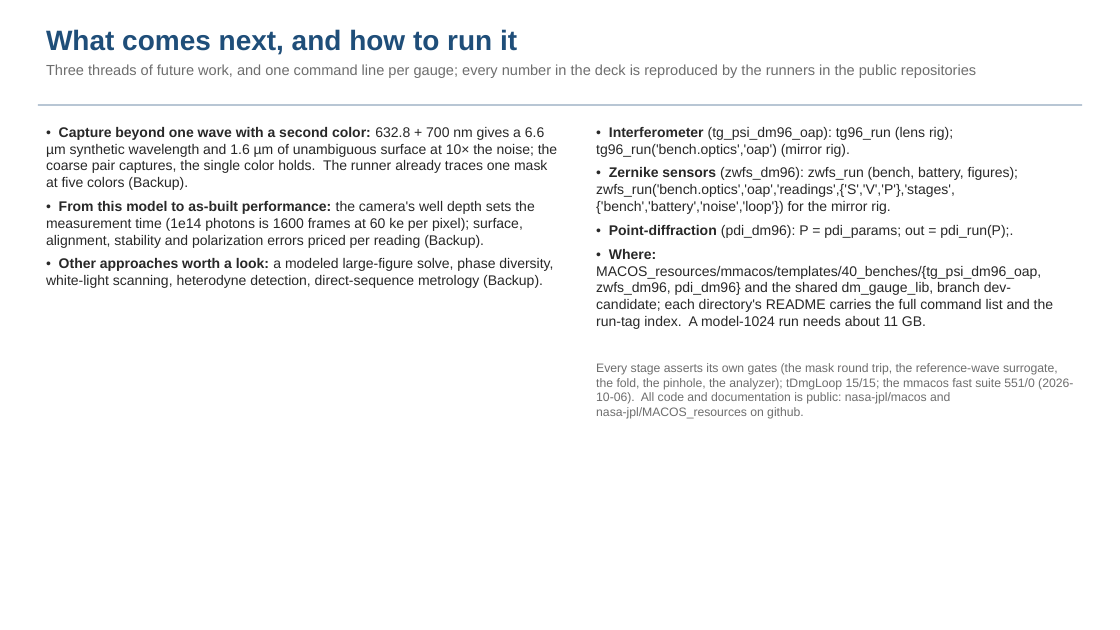
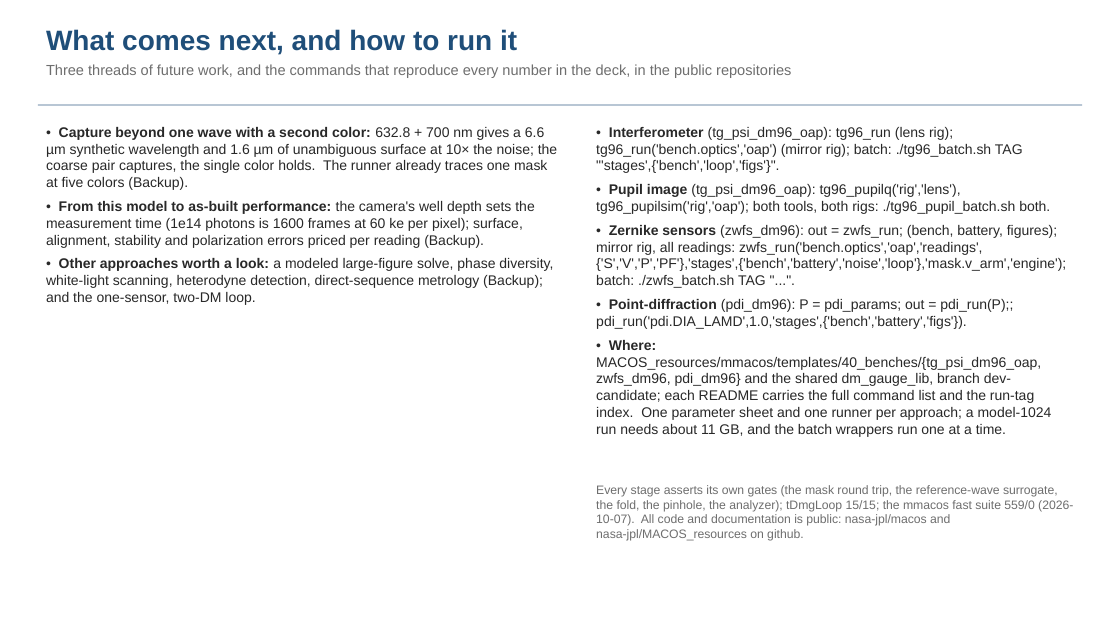
Before and after one commit to nasa-jpl/macos, a slide deck: slide 21 of demo_session/deck_gauges_short.pptx. Drawn at 1120x630 pixels with LibreOffice and Linux fonts; fonts in the diff are those of the drawing. Boxes give left, top, right and bottom in pixels: in the first picture for what was removed or moved away, otherwise in the second. Text is boxed around its words. In the diff, an @@ line names an element or a change of style, - is before the commit and + after.

```diff
--- a/demo_session/deck_gauges_short.pptx
+++ b/demo_session/deck_gauges_short.pptx
@@ text at (46, 64, 791, 78): text changed @@
-Three threads of future work, and one command line per gauge; every number in the deck is reproduced by the runners in the public repositories
+Three threads of future work, and the commands that reproduce every number in the deck, in the public repositories
@@ text at (596, 127, 1066, 437): text changed @@
-• Interferometer (tg_psi_dm96_oap): tg96_run (lens rig); tg96_run('bench.optics','oap') (mirror rig).
-• Zernike sensors (zwfs_dm96): zwfs_run (bench, battery, figures); zwfs_run('bench.optics','oap','readings',{'S','V','P'},'stages',{'bench','battery','noise','loop'}) for the mirror rig.
-• Point-diffraction (pdi_dm96): P = pdi_params; out = pdi_run(P);.
-• Where: MACOS_resources/mmacos/templates/40_benches/{tg_psi_dm96_oap, zwfs_dm96, pdi_dm96} and the shared dm_gauge_lib, branch dev-candidate; each directory's README carries the full command list and the run-tag index. A model-1024 run needs about 11 GB.
+• Interferometer (tg_psi_dm96_oap): tg96_run (lens rig); tg96_run('bench.optics','oap') (mirror rig); batch: ./tg96_batch.sh TAG "'stages',{'bench','loop','figs'}".
+• Pupil image (tg_psi_dm96_oap): tg96_pupilq('rig','lens'), tg96_pupilsim('rig','oap'); both tools, both rigs: ./tg96_pupil_batch.sh both.
+• Zernike sensors (zwfs_dm96): out = zwfs_run; (bench, battery, figures); mirror rig, all readings: zwfs_run('bench.optics','oap','readings',{'S','V','P','PF'},'stages',{'bench','battery','noise','loop'},'mask.v_arm','engine'); batch: ./zwfs_batch.sh TAG "...".
+• Point-diffraction (pdi_dm96): P = pdi_params; out = pdi_run(P);; pdi_run('pdi.DIA_LAMD',1.0,'stages',{'bench','battery','figs'}).
+• Where: MACOS_resources/mmacos/templates/40_benches/{tg_psi_dm96_oap, zwfs_dm96, pdi_dm96} and the shared dm_gauge_lib, branch dev-candidate; each README carries the full command list and the run-tag index. One parameter sheet and one runner per approach; a model-1024 run needs about 11 GB, and the batch wrappers run one at a time.
@@ text at (46, 258, 553, 305): text changed @@
-• Other approaches worth a look: a modeled large-figure solve, phase diversity, white-light scanning, heterodyne detection, direct-sequence metrology (Backup).
+• Other approaches worth a look: a modeled large-figure solve, phase diversity, white-light scanning, heterodyne detection, direct-sequence metrology (Backup); and the one-sensor, two-DM loop.
@@ text at (596, 485, 1073, 541): text changed @@
-Every stage asserts its own gates (the mask round trip, the reference-wave surrogate, the fold, the pinhole, the analyzer); tDmgLoop 15/15; the mmacos fast suite 551/0 (2026-10-06). All code and documentation is public: nasa-jpl/macos and nasa-jpl/MACOS_resources on github.
+Every stage asserts its own gates (the mask round trip, the reference-wave surrogate, the fold, the pinhole, the analyzer); tDmgLoop 15/15; the mmacos fast suite 559/0 (2026-10-07). All code and documentation is public: nasa-jpl/macos and nasa-jpl/MACOS_resources on github.
```
Also in this commit, not shown: 1 other slide changed, 1 slide added, 1 slide removed, 2 other files.
